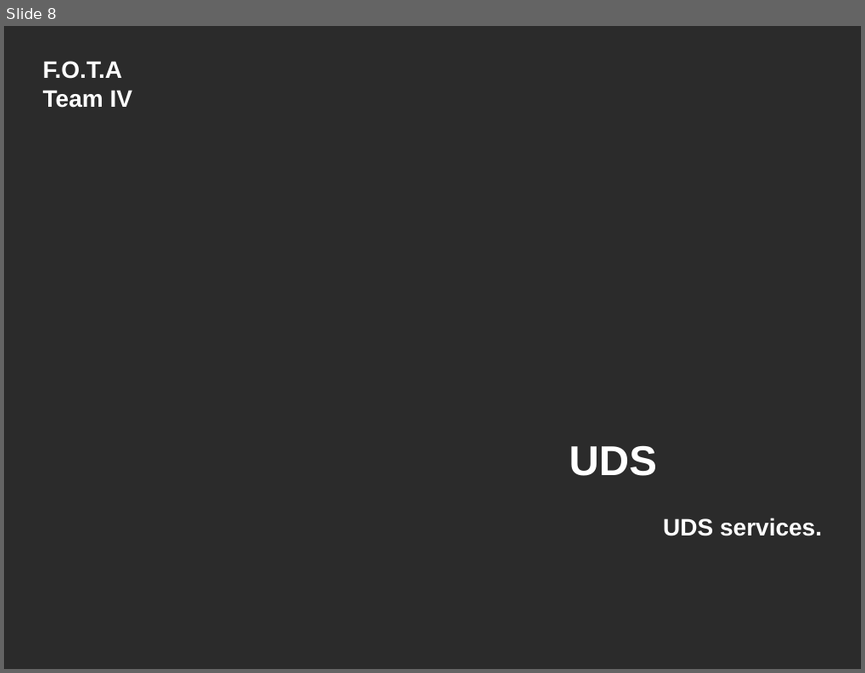
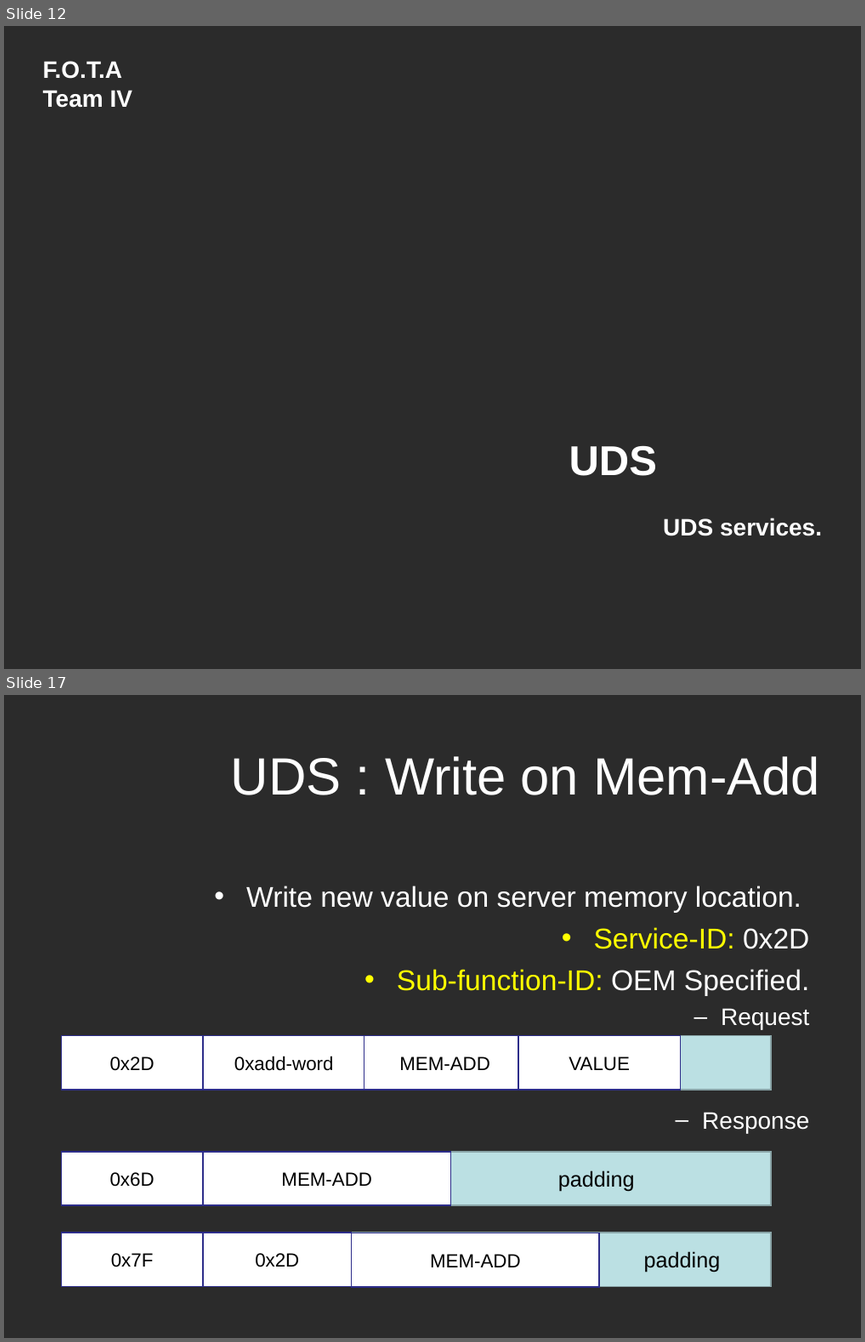
Before and after one commit to Marcelle-Samir/Firmware_Over_The_Air, a slide deck: project Documentation/Second week/Search-UDS.ppt. Shown one above the other, each under a label of ours: slide 8 before the commit, slides 12 and 17 after it; the slides between them are not shown. The pictures are 865x673 and 865x1342 pixels, drawn with LibreOffice and Linux fonts; fonts in the diff are those of the drawing; background and template pictures are left out; a plain dark background stands for a picture behind light text. Boxes give left, top, right and bottom in pixels: in the first picture for what was removed or moved away, otherwise in the second. Text is boxed around its words. In the diff, an @@ line names an element or a change of style, - is before the commit and + after.

```diff
--- a/project Documentation/Second week/Search-UDS.ppt
+++ b/project Documentation/Second week/Search-UDS.ppt
@@ slide 17 added at bbox=[4, 695, 861, 1338], background picture (left out) @@
@@ title added at bbox=[231, 756, 820, 795], 44 pt, text #FFFFFF @@
+UDS : Write on Mem-Add
@@ text added at bbox=[246, 885, 809, 1133], 24 pt, text #FFFFFF @@
+• Write new value on server memory location.
+• Service-ID: 0x2D
+• Sub-function-ID: OEM Specified.
+  – Request
+  – Response
@@ group added at bbox=[62, 1036, 771, 1090]: 5 rectangles @@
+padding
+0x2D
+0xadd-word
+MEM-ADD
+VALUE
@@ rectangle added at bbox=[62, 1151, 771, 1206], fill #BBE0E3, outline #89A4A7 0.99 pt, 18 pt, text #000000 @@
+padding
@@ rectangle added at bbox=[62, 1151, 203, 1206], fill #FFFFFF, outline #2D2D8A 0.99 pt, 16 pt, text #000000 @@
+0x6D
@@ rectangle added at bbox=[203, 1151, 450, 1206], fill #FFFFFF, outline #2D2D8A 0.99 pt, 16 pt, text #000000 @@
+MEM-ADD
@@ group added at bbox=[62, 1232, 771, 1287]: 4 rectangles @@
+padding
+0x7F
+0x2D
+MEM-ADD
@@ what was slide 8 is now slide 12 @@
```
Also in this commit, not shown: 3 slides changed, 4 other slides added.
